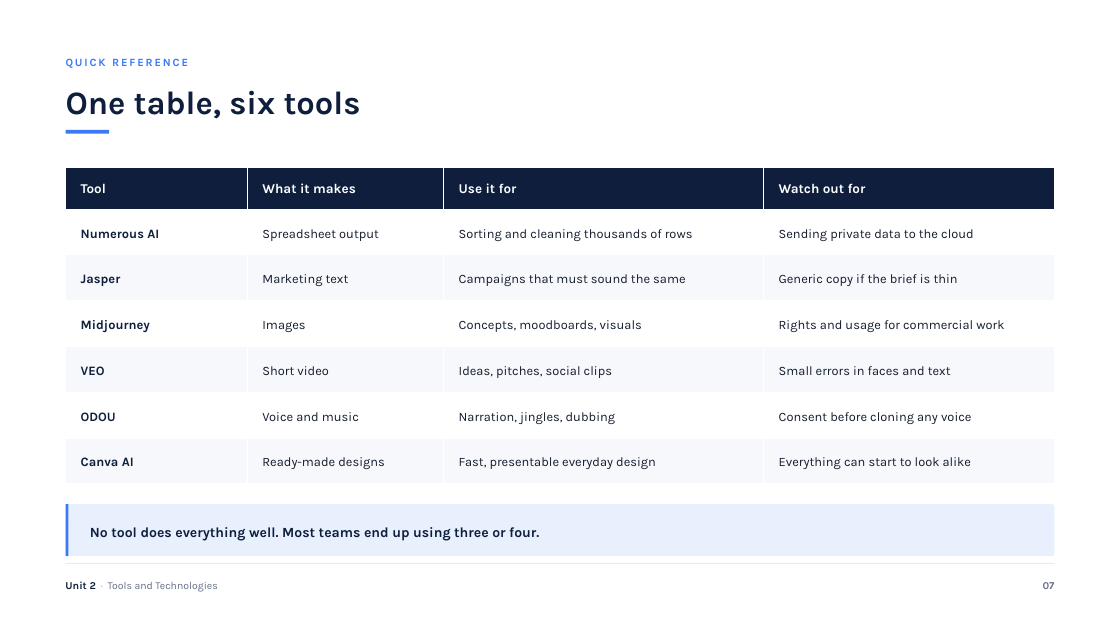
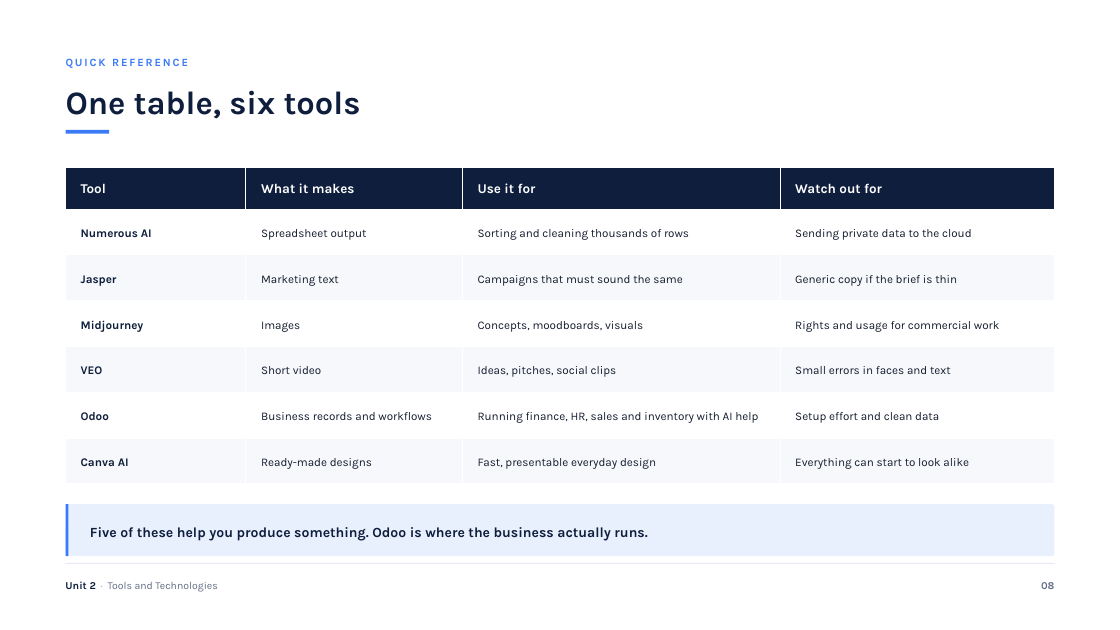
Before and after one commit to klingesh/Presentation, a slide deck: slide 8 of Unit 2 - Tools and Technologies.pptx (slide 7 before the commit). Drawn at 1120x630 pixels with LibreOffice and Linux fonts; fonts in the diff are those of the drawing. Boxes give left, top, right and bottom in pixels: in the first picture for what was removed or moved away, otherwise in the second. Text is boxed around its words. In the diff, an @@ line names an element or a change of style, - is before the commit and + after.

Commit message:
Correct 'ODOU' to Odoo and add a dedicated Odoo slide in Unit 2
The syllabus name was a typo for Odoo, the open-source ERP platform, not an
audio tool. Odoo is a business system rather than a content generator, so the
framing changed as well as the name.

- Tool map: 'Audio and voice' no longer lists Odoo; new 'Business systems'
  category covers Odoo, Salesforce and SAP
- New slide 7 'What is Odoo?' covering ERP, the modules, and the AI features
  that put it in a Gen AI syllabus
- Reference table, takeaways and agenda updated
- Unit 2 is now 24 slides

```diff
--- a/Unit 2 - Tools and Technologies.pptx
+++ b/Unit 2 - Tools and Technologies.pptx
@@ table at (66, 167, 1055, 484) @@
-row 6: ODOU | Voice and music | Narration, jingles, dubbing | Consent before cloning any voice
+row 6: Odoo | Business records and workflows | Running finance, HR, sales and inventory with AI help | Setup effort and clean data
@@ size 11 to 10 pt in "Numerous AI", "Spreadsheet output", "Sorting and cleaning thousands of rows", "Sending private data to the cloud" and 16 more places @@
@@ text in rounded rectangle at (90, 527, 647, 541): text changed @@
-No tool does everything well. Most teams end up using three or four.
+Five of these help you produce something. Odoo is where the business actually runs.
@@ text at (1041, 582, 1054, 589): text changed @@
-07
+08
```
Also in this commit, not shown: 16 other slides changed, 1 slide added, 2 other files.
